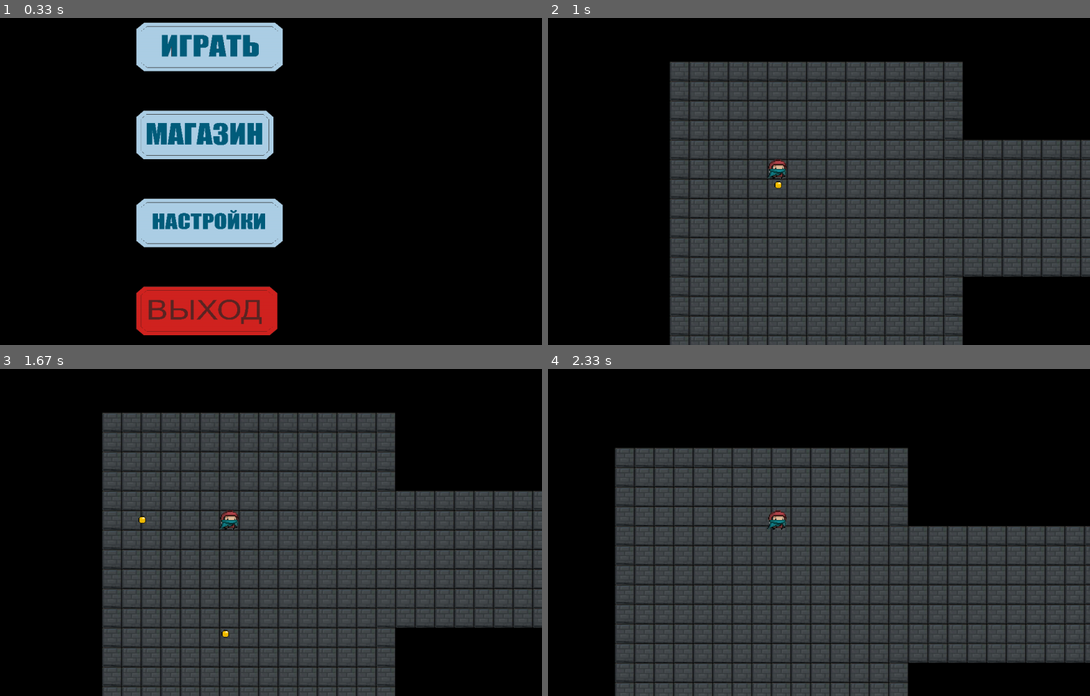
Above: before the commit, frames 1-4 (two rows, left to right).
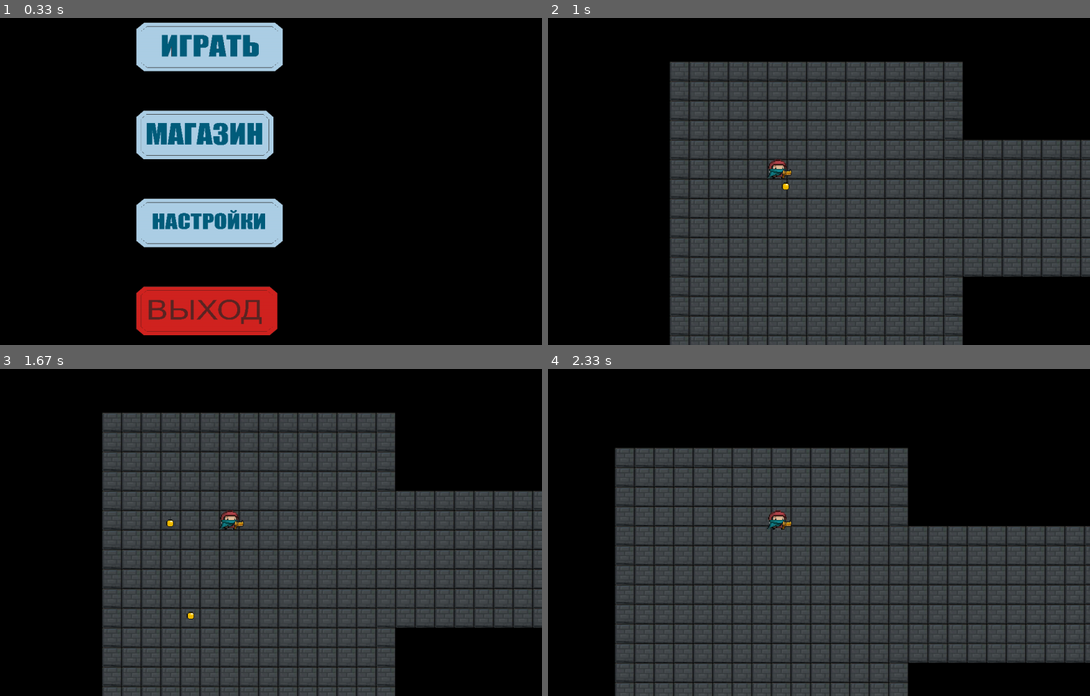
Above: after the commit, the same moments.

Repository: AmirHai/PyGameProject
Game: pygame game, started from classes/main.py
The game is run twice, just before and just after one commit, with the same random seed, the same clock (stepped at 60 frames per second) and the same inputs.
Inputs (mouse positions are in pixels of both pictures, inside the frame that each line leads up to):
- Up to frame 1 (0.33 s): no input
- Up to frame 2 (1 s): hold Esc 0.33-0.8 s; click (781, 191) at 0.88 s
- Up to frame 3 (1.67 s): click (81, 522) at 1.22 s; hold D from 1.5 s (still down)
- Up to frame 4 (2.33 s): release D at 1.97 s; hold W 2-2.3 s

Frame 1 is identical in both runs. In frame 2, less than 0.1% of the frame differs, in the area x 41-45%, y 46-53%; in frame 3, 0.1%, in the area x 25-45%, y 44-83%; in frame 4, less than 0.1%.

Commit message:
Сделал начальную версию магазина и отрисовку оружия

Diff:
--- a/classes/AllConstants.py
+++ b/classes/AllConstants.py
@@ -1,4 +1,5 @@
 import pygame
+import sqlite3
 
 WIDTH = 1280
 HEIGHT = 720
@@ -9,5 +10,7 @@
 HEROSIZE = (80, 80)
 # точка ценра для прорисовки главного героя
 CENTER = (620, 340)
+STOREITEMSIZE = (120, 80)
 PIXELSIZE = 40
-BULLETSIZE = (15, 15)
+CON = sqlite3.connect('game_info.sqlite')
+CUR = CON.cursor()
--- a/classes/Bullet.py
+++ b/classes/Bullet.py
@@ -3,38 +3,40 @@
 
 
 class Bullet(pygame.sprite.Sprite):
-    def __init__(self, group, pos):
+    def __init__(self, group, pos, weapon_name):
         super().__init__(group)
-        self.lenght = (pos[0] - CENTER[0] - PIXELSIZE * 0.5, pos[1] - CENTER[1] - PIXELSIZE * 0.5)
-        self.image = pygame.transform.scale(load_image('bullet.png'), BULLETSIZE)
+        result = CUR.execute("""SELECT * FROM weapon_info
+                    WHERE name = ?""", (weapon_name,)).fetchall()
+        self.length = (pos[0] - CENTER[0] - PIXELSIZE, pos[1] - CENTER[1] - PIXELSIZE * 0.75)
+        self.image = pygame.transform.scale(load_image('bullet.png'), (result[0][2], result[0][2]))
         self.mask = pygame.mask.from_surface(self.image)
         self.rect = self.image.get_rect()
-        self.rect = self.rect.move(CENTER[0] + PIXELSIZE * 0.25, CENTER[1] + PIXELSIZE * 0.25)
-        self.speed = 5
+        self.rect = self.rect.move(CENTER[0] + PIXELSIZE, CENTER[1] + PIXELSIZE * 0.5)
+        self.speed = result[0][1]
         self.xspeed = None
         self.yspeed = None
-        if abs(self.lenght[0]) > abs(self.lenght[1]):
-            time = self.lenght[0] / self.speed
-            self.yspeed = self.lenght[1] / time if self.lenght[0] > 0 else -(self.lenght[1] / time)
+        if abs(self.length[0]) > abs(self.length[1]):
+            time = self.length[0] / self.speed
+            self.yspeed = self.length[1] / time if self.length[0] > 0 else -(self.length[1] / time)
             self.floatspeed = self.yspeed % 1 if self.yspeed > 0 else -(abs(self.yspeed) % 1)
-        elif abs(self.lenght[0]) < abs(self.lenght[1]):
-            time = self.lenght[1] / self.speed
-            self.xspeed = self.lenght[0] / time if self.lenght[1] > 0 else -(self.lenght[0] / time)
+        elif abs(self.length[0]) < abs(self.length[1]):
+            time = self.length[1] / self.speed
+            self.xspeed = self.length[0] / time if self.length[1] > 0 else -(self.length[0] / time)
             self.floatspeed = self.xspeed % 1 if self.xspeed > 0 else -(abs(self.xspeed) % 1)
 
     def update(self):
         if self.yspeed:
             self.floatspeed += self.yspeed % 1 if self.yspeed > 0 else -(abs(self.yspeed) % 1)
-            self.rect = self.rect.move(self.speed if self.lenght[0] > 0 else -self.speed, self.yspeed)
+            self.rect = self.rect.move(self.speed if self.length[0] > 0 else -self.speed, self.yspeed)
             self.rect = self.rect.move(0, self.floatspeed)
             if abs(self.floatspeed) >= 1:
                 self.floatspeed = self.floatspeed % 1 if self.yspeed > 0 else -(abs(self.floatspeed) % 1)
         elif self.xspeed:
             self.floatspeed += self.xspeed % 1 if self.xspeed > 0 else -(abs(self.xspeed) % 1)
-            self.rect = self.rect.move(self.xspeed, self.speed if self.lenght[1] > 0 else -self.speed)
+            self.rect = self.rect.move(self.xspeed, self.speed if self.length[1] > 0 else -self.speed)
             self.rect = self.rect.move(self.floatspeed, 0)
             if abs(self.floatspeed) >= 1:
                 self.floatspeed = self.floatspeed % 1 if self.xspeed > 0 else -(abs(self.floatspeed) % 1)
         else:
-            self.rect = self.rect.move(self.speed if self.lenght[0] > 0 else -self.speed,
-                                       self.speed if self.lenght[1] > 0 else -self.speed)
+            self.rect = self.rect.move(self.speed if self.length[0] > 0 else -self.speed,
+                                       self.speed if self.length[1] > 0 else -self.speed)
--- a/classes/GameMap.py
+++ b/classes/GameMap.py
@@ -1,3 +1,5 @@
+import pygame.sprite
+
 from AllConstants import *
 from serviceFunctions import *
 
@@ -23,6 +25,13 @@
         super().__init__(Group)
         self.image = pygame.transform.scale(IMAGES[player], (PIXELSIZE, PIXELSIZE))
         self.rect = self.image.get_rect().move(CENTER[0], CENTER[1])
+
+
+class Weapon(pygame.sprite.Sprite):
+    def __init__(self, group, name):
+        super().__init__(group)
+        self.image = pygame.transform.scale(load_image(name + '.png'), (PIXELSIZE * 0.5, PIXELSIZE * 0.5))
+        self.rect = self.image.get_rect().move(CENTER[0] + PIXELSIZE * 0.75, CENTER[1] + PIXELSIZE * 0.5)
 
 
 class Camera:
--- a/classes/GameProcess.py
+++ b/classes/GameProcess.py
@@ -1,3 +1,5 @@
+import pygame.sprite
+
 from GameMap import *
 from Bullet import Bullet
 from mainMenu import menu_init
@@ -10,6 +12,9 @@
     bullets_sprites = pygame.sprite.Group()
     bullet = None
     camera = Camera()
+    weapons = ['pistol', None]
+    weapons_sprites = pygame.sprite.Group()
+    weapon = Weapon(weapons_sprites, weapons[0])
     while True:
         for event in pygame.event.get():
             if event.type == pygame.QUIT:
@@ -23,7 +28,7 @@
                     if event.key == key:
                         allkeys[i] = False
             if event.type == pygame.MOUSEBUTTONDOWN:
-                bullet = Bullet(bullets_sprites, event.pos)
+                bullet = Bullet(bullets_sprites, event.pos, weapons[0])
             if event.type == pygame.KEYDOWN and event.key == pygame.K_ESCAPE:
                 menu_init()
         PlayerSpeed = [0.0, 0.0]
@@ -47,6 +52,7 @@
         if bullet:
             camera.apply(bullets_sprites)
         gmap.render()
+        weapons_sprites.draw(SCREEN)
         bullets_sprites.draw(SCREEN)
         pygame.display.flip()
         CLOCK.tick(FPS)
--- /dev/null
+++ b/classes/Store.py
@@ -0,0 +1,52 @@
+from AllConstants import *
+from serviceFunctions import load_image, terminate
+from random import choice
+
+
+def store():
+    all_items = CUR.execute("""SELECT * FROM weapon_info""").fetchall()
+    items = []
+    while len(items) != 3:
+        random_item = choice(all_items)
+        if random_item not in items:
+            items.append(random_item)
+    items_sprites = pygame.sprite.Group()
+    item1 = pygame.sprite.Sprite(items_sprites)
+    item1.image = pygame.transform.scale(load_image('pistol.png'), STOREITEMSIZE)
+    item1.rect = item1.image.get_rect()
+    item1.rect.x = 230
+    item1.rect.y = 270
+    item2 = pygame.sprite.Sprite(items_sprites)
+    item2.image = pygame.transform.scale(load_image('pistol.png'), STOREITEMSIZE)
+    item2.rect = item2.image.get_rect()
+    item2.rect.x = 580
+    item2.rect.y = 270
+    item3 = pygame.sprite.Sprite(items_sprites)
+    item3.image = pygame.transform.scale(load_image('pistol.png'), STOREITEMSIZE)
+    item3.rect = item3.image.get_rect()
+    item3.rect.x = 930
+    item3.rect.y = 270
+    prices = [i[3] for i in items]
+    font = pygame.font.Font(None, 40)
+    prices_text = []
+    x = 290
+    for i in prices:
+        textr = font.render(str(i), True, 'White')
+        intro_rect = textr.get_rect()
+        intro_rect.x = x
+        intro_rect.y = 360
+        prices_text.append((textr, intro_rect))
+        x += 350
+    while True:
+        for event in pygame.event.get():
+            if event.type == pygame.QUIT:
+                terminate()
+            if event.type == pygame.KEYDOWN and event.key == pygame.K_ESCAPE:
+                return
+            if event.type == pygame.MOUSEBUTTONDOWN:
+                pass
+        SCREEN.fill('Black')
+        for i in prices_text:
+            SCREEN.blit(i[0], i[1])
+        items_sprites.draw(SCREEN)
+        pygame.display.flip()
--- a/classes/mainMenu.py
+++ b/classes/mainMenu.py
@@ -1,5 +1,6 @@
 from AllConstants import *
 from serviceFunctions import load_image, terminate
+from Store import store
 
 
 def menu_init():
@@ -28,17 +29,17 @@
         for event in pygame.event.get():
             if event.type == pygame.QUIT:
                 terminate()
+            if event.type == pygame.KEYDOWN and event.key == pygame.K_ESCAPE:
+                return
             if event.type == pygame.MOUSEBUTTONDOWN:
                 if play_sprite.rect.collidepoint(event.pos):
                     return
                 if store_sprite.rect.collidepoint(event.pos):
-                    pass
+                    store()
                 if settings_sprite.rect.collidepoint(event.pos):
                     pass
                 if exit_sprite.rect.collidepoint(event.pos):
                     terminate()
-            if event.type == pygame.KEYDOWN and event.key == pygame.K_ESCAPE:
-                return
         SCREEN.fill('Black')
         buttons_sprites.draw(SCREEN)
         pygame.display.flip()
Renamed: classes/data/weapon.png -> classes/data/pistol.png
Binary file added: classes/game_info.sqlite
